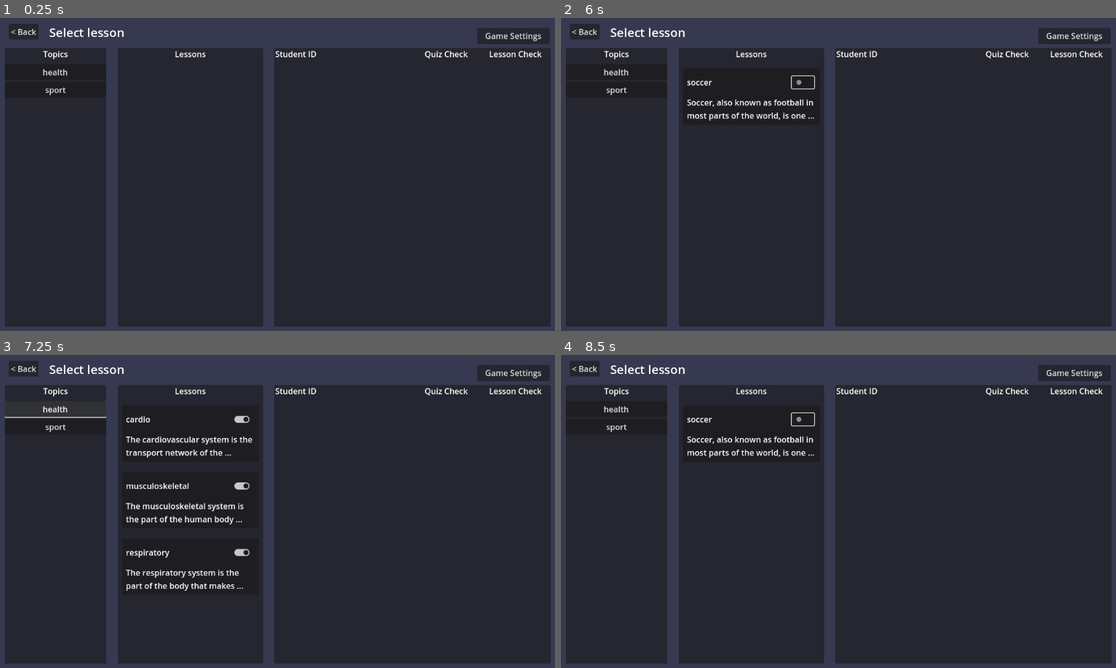
Above: before the commit, frames 1-4 (two rows, left to right).
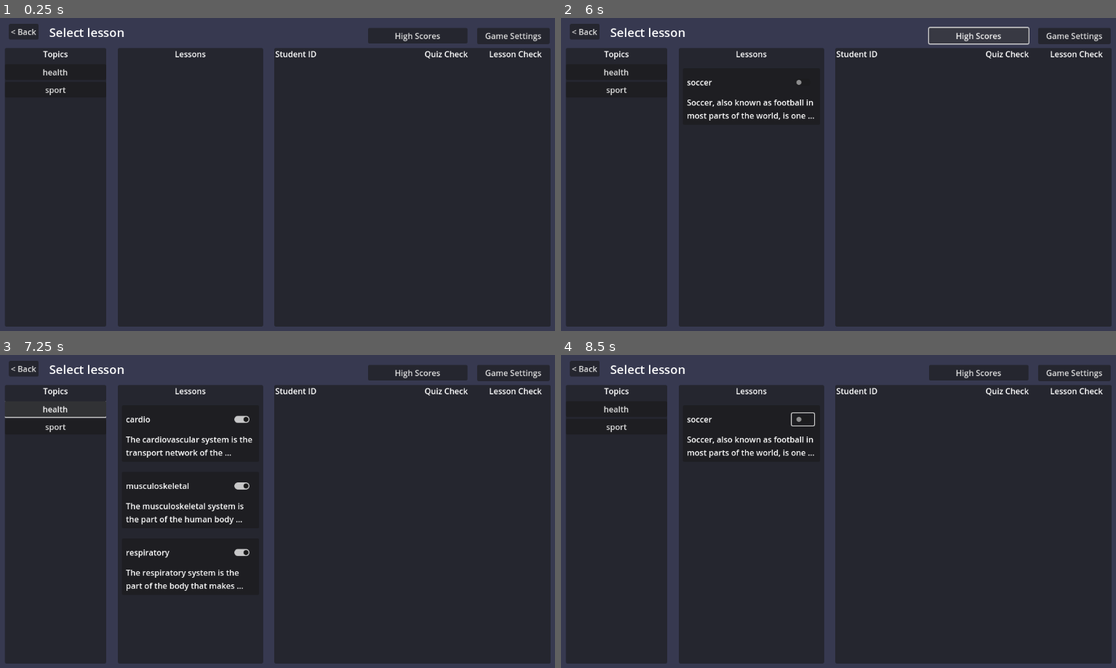
Above: after the commit, the same moments.

Repository: squidink7/SuperAF
Game: Godot game, scene res://scenes/ui/teacher/teacher_page.tscn
Same seed, same stepped clock (60 frames per second), same inputs: the game is played once before the commit and once after it. This scene is started directly instead of the project's main scene.
Inputs (mouse positions are in pixels of both pictures, inside the frame that each line leads up to):
- Up to frame 1 (0.25 s): no input
- Up to frame 2 (6 s): click (977, 36) at 0.5 s, where only the run after the commit has a clickable "High Scores"; click "health" at 1.25 s; click "sport" at 2 s; click (805, 83) at 2.75 s; click "health" at 3.5 s; click "sport" at 4.25 s; click (805, 83) at 5 s; click (977, 36) at 5.75 s, where only the run after the commit has a clickable "High Scores"
- Up to frame 3 (7.25 s): click "health" at 6.5 s
- Up to frame 4 (8.5 s): click "sport" at 7.25 s; click (805, 420) at 8 s

The runs differ from the first frame. In frame 1, 0.8% of the frame differs, in the area x 66-85%, y 3-9%; in frame 2, 0.3%; in frame 3, 0.8%; in frame 4, 0.8%.

Commit message:
Applying text effects

Diff:
--- a/scenes/ui/game_states/lose_screen.tscn
+++ b/scenes/ui/game_states/lose_screen.tscn
@@ -19,7 +19,7 @@
 grow_vertical = 2
 script = ExtResource("1_55yv3")
 
-[node name="RichTextLabel" type="RichTextLabel" parent="WinGamePanel"]
+[node name="LoseLabel" type="RichTextLabel" parent="WinGamePanel"]
 layout_mode = 0
 offset_left = 536.0
 offset_top = 64.0
--- a/scenes/ui/student/student_page.tscn
+++ b/scenes/ui/student/student_page.tscn
@@ -291,6 +291,7 @@
 text = "Random"
 
 [node name="HighScoreButton" type="Button" parent="."]
+layout_mode = 0
 offset_left = 984.0
 offset_top = 16.0
 offset_right = 1128.0
--- a/scenes/ui/teacher/teacher_page.tscn
+++ b/scenes/ui/teacher/teacher_page.tscn
@@ -153,3 +153,11 @@
 offset_right = 1104.0
 offset_bottom = 56.0
 text = "Game Settings"
+
+[node name="Button" type="Button" parent="."]
+layout_mode = 0
+offset_left = 744.0
+offset_top = 24.0
+offset_right = 941.0
+offset_bottom = 55.0
+text = "High Scores"
Not shown: 1 places in scenes/ui/student/student_page.tscn that only renumber resources
